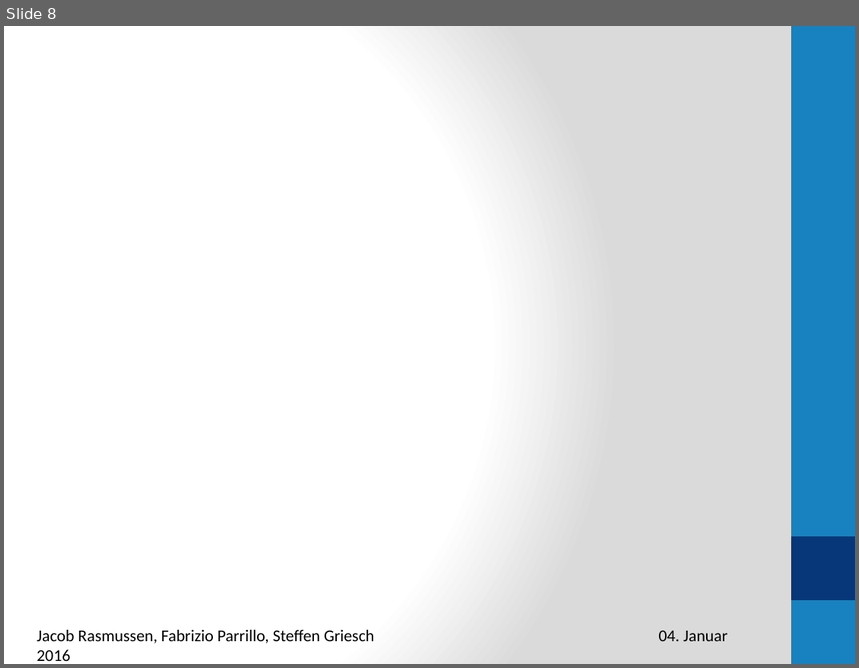
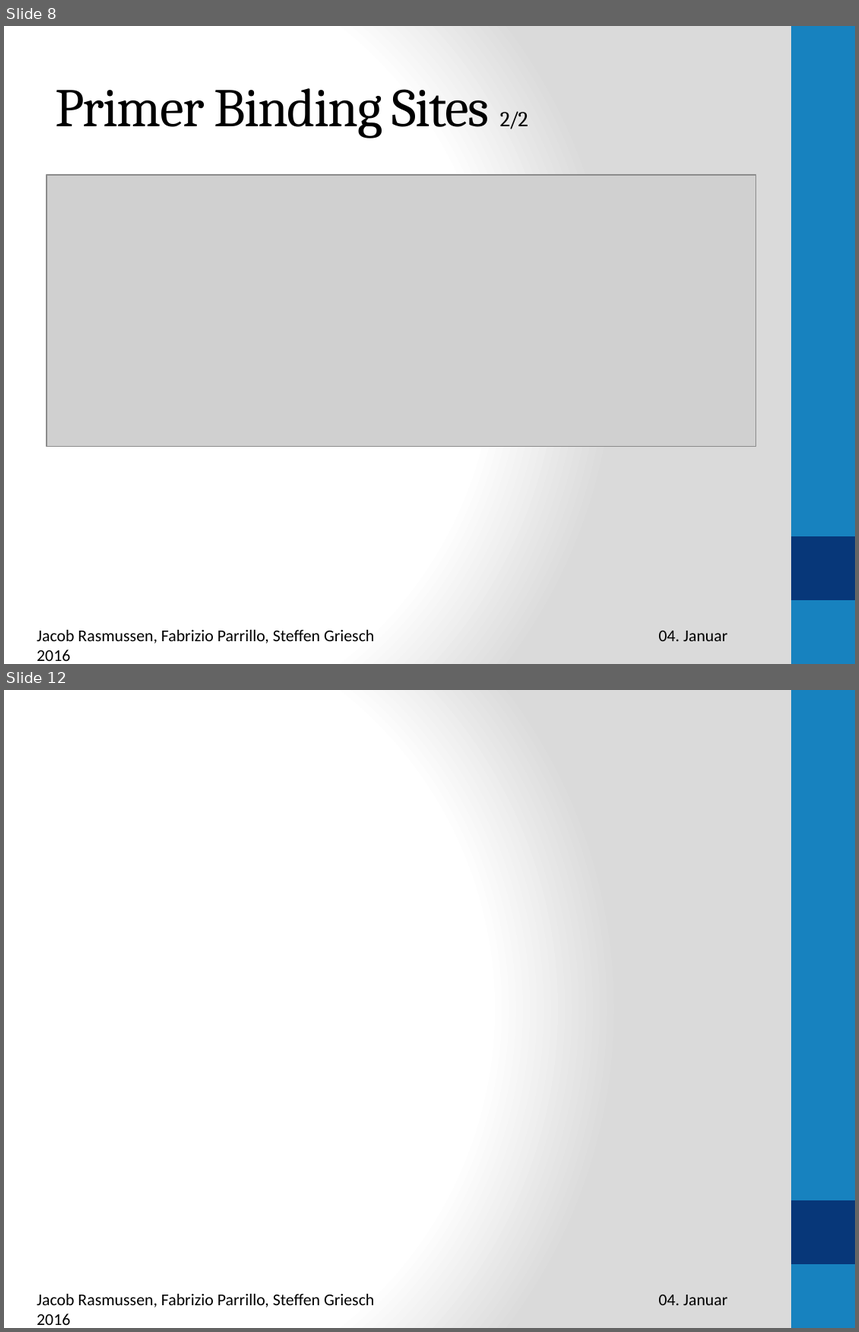
Before and after one commit to rasmussenj/PlasmidSequences, a slide deck: Präsentation1.pptx. Shown one above the other, each under a label of ours: slide 8 before the commit, slides 8 and 12 after it; the slides between them are not shown. The pictures are 859x668 and 859x1332 pixels, drawn with LibreOffice and Linux fonts; fonts in the diff are those of the drawing; grey boxes stand for pictures. Boxes give left, top, right and bottom in pixels: in the first picture for what was removed or moved away, otherwise in the second. Text is boxed around its words. In the diff, an @@ line names an element or a change of style, - is before the commit and + after.

```diff
--- a/Präsentation1.pptx
+++ b/Präsentation1.pptx
@@ slide 8 added at (x1=4, y1=26, x2=855, y2=664), background gradient #FFFFFF to #DADADA; not listed: 2 template elements that a slide beside it also shows @@
@@ title added at (x1=55, y1=88, x2=528, y2=138), 46 pt, text #000000 @@
+Primer Binding Sites 2/2
@@ picture added at (x1=47, y1=175, x2=756, y2=446) @@
@@ text added at (x1=37, y1=630, x2=728, y2=644), 14 pt, text #000000 @@
+Jacob Rasmussen, Fabrizio Parrillo, Steffen Griesch 04. Januar 2016
@@ what was slide 8 is now slide 12 @@
```
Also in this commit, not shown: 4 slides changed, 3 other slides added, 2 slides removed.
